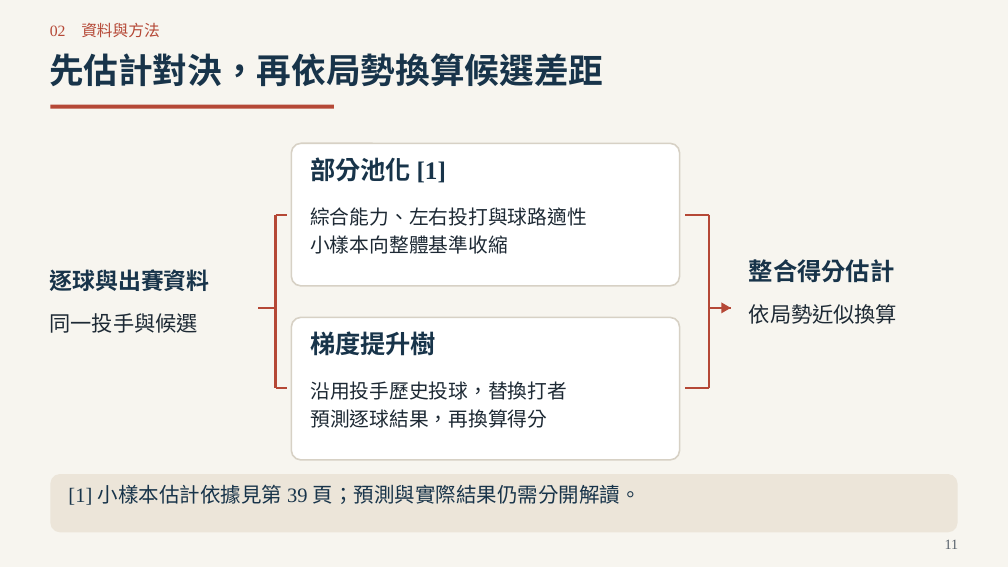
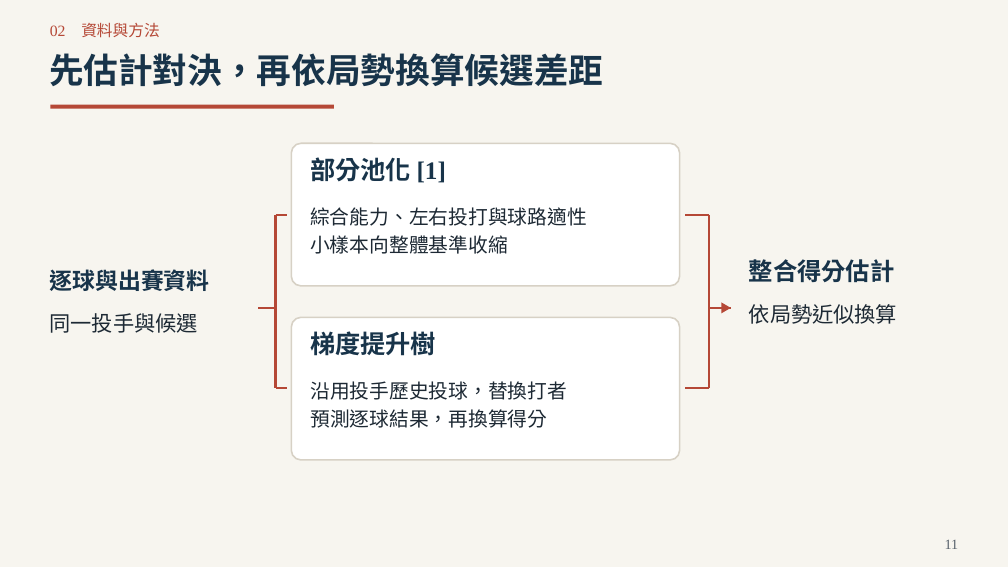
Before and after one commit to Da-Xiong-Chen/baseball_project, a slide deck: slide 11 of presentations/competition-2026/一球兩面_正式競賽版_40頁_評審閱讀優化_20261020.pptx. Drawn at 1008x567 pixels with LibreOffice and Linux fonts; fonts in the diff are those of the drawing. Boxes give left, top, right and bottom in pixels: in the first picture for what was removed or moved away, otherwise in the second. Text is boxed around its words. In the diff, an @@ line names an element or a change of style, - is before the commit and + after.

```diff
--- a/presentations/competition-2026/一球兩面_正式競賽版_40頁_評審閱讀優化_20261020.pptx
+++ b/presentations/competition-2026/一球兩面_正式競賽版_40頁_評審閱讀優化_20261020.pptx
@@ rounded rectangle removed at bbox=[51, 474, 958, 532] @@
@@ text removed at bbox=[68, 484, 641, 505] @@
-[1] 小樣本估計依據見第 39 頁；預測與實際結果仍需分開解讀。
```
Also in this commit, not shown: 7 other slides changed, 4 other files.
